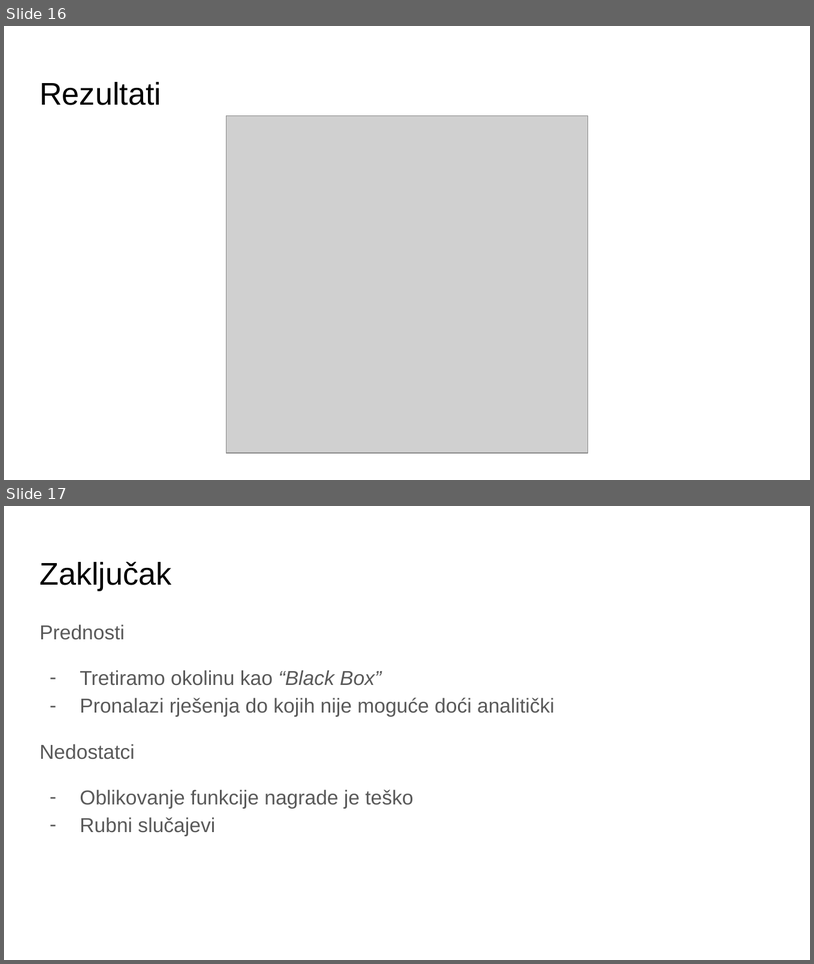
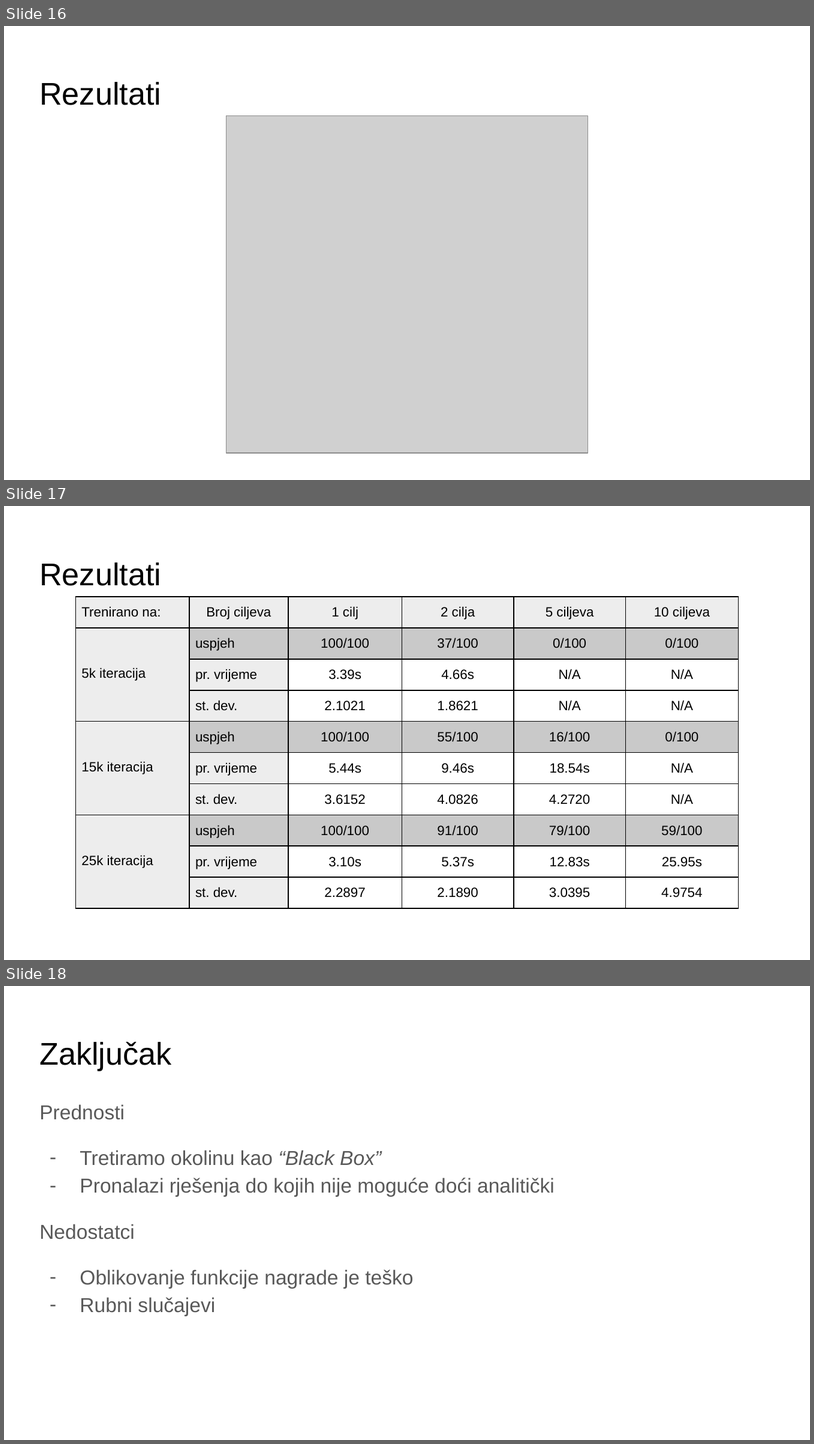
Before and after one commit to lsimic/rusu-projekt, a slide deck: prezentacija/prezentacija.pptx. Shown one above the other, each under a label of ours: slides 16 and 17 before the commit, slides 16, 17 and 18 after it. The pictures are 814x964 and 814x1444 pixels, drawn with LibreOffice and Linux fonts; fonts in the diff are those of the drawing; grey boxes stand for pictures. Boxes give left, top, right and bottom in pixels: in the first picture for what was removed or moved away, otherwise in the second. Text is boxed around its words. In the diff, an @@ line names an element or a change of style, - is before the commit and + after.

Commit message:
update presentation

```diff
--- a/prezentacija/prezentacija.pptx
+++ b/prezentacija/prezentacija.pptx
@@ slide 17 added at bbox=[4, 506, 810, 960], background #FFFFFF @@
@@ title added at bbox=[39, 562, 161, 586], 28 pt, text #000000 @@
+Rezultati
@@ table added at bbox=[76, 597, 740, 900], 10 rows, 6 columns @@
+Trenirano na: | Broj ciljeva | 1 cilj | 2 cilja | 5 ciljeva | 10 ciljeva
+5k iteracija | uspjeh | 100/100 | 37/100 | 0/100 | 0/100
+ | pr. vrijeme | 3.39s | 4.66s | N/A | N/A
+ | st. dev. | 2.1021 | 1.8621 | N/A | N/A
+15k iteracija | uspjeh | 100/100 | 55/100 | 16/100 | 0/100
+ | pr. vrijeme | 5.44s | 9.46s | 18.54s | N/A
+ | st. dev. | 3.6152 | 4.0826 | 4.2720 | N/A
+25k iteracija | uspjeh | 100/100 | 91/100 | 79/100 | 59/100
+ | pr. vrijeme | 3.10s | 5.37s | 12.83s | 25.95s
+ | st. dev. | 2.2897 | 2.1890 | 3.0395 | 4.9754
@@ what was slide 17 is now slide 18 @@
```
Also in this commit, not shown: 3 other slides added, 3 slides removed, 1 other file.
